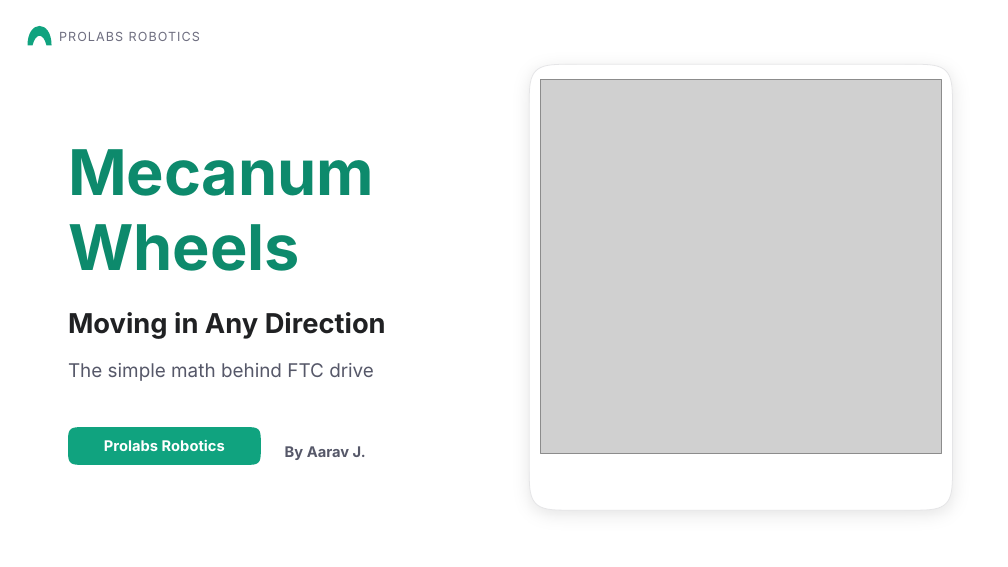
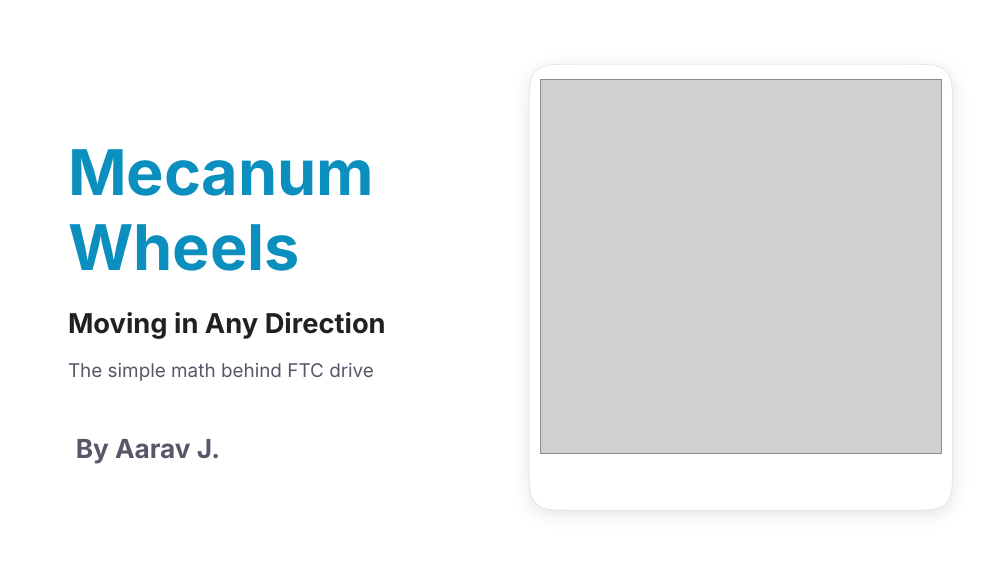
Before and after one commit to Aarav-111/FTC-Bangalore-Resources, a slide deck: slide 1 of 02-Chassis/Mecanum Wheels Presentation.pptx. Drawn at 1008x567 pixels with LibreOffice and Linux fonts; fonts in the diff are those of the drawing; grey boxes stand for pictures; background and template pictures are left out. Boxes give left, top, right and bottom in pixels: in the first picture for what was removed or moved away, otherwise in the second. Text is boxed around its words. In the diff, an @@ line names an element or a change of style, - is before the commit and + after.

Commit message:
Mecanum presentation: tank drive fails 2-3 times, light blue theme, Thank You page with QR codes, remove Prolabs Robotics

```diff
--- a/02-Chassis/Mecanum Wheels Presentation.pptx
+++ b/02-Chassis/Mecanum Wheels Presentation.pptx
@@ freeform shape removed at [27,27,51,45] @@
@@ text removed at [59,32,200,41] @@
-PROLABS ROBOTICS
@@ text "Mecanum" at [68,149,374,196]: text colour #0D8A6C to #0A8FBF @@
@@ text "Wheels" at [68,224,300,271]: text colour #0D8A6C to #0A8FBF @@
@@ text "By Aarav J.": place and size @@
-text "By Aarav J." at [285,446,366,460]
+text "By Aarav J." at [76,439,220,464]
@@ text "By Aarav J." at [76,439,220,464]: size 14 to 25 pt @@
@@ freeform shape removed at [68,427,261,465] @@
@@ text removed at [104,440,225,451] @@
-Prolabs Robotics
```
Also in this commit, not shown: 19 other slides changed, 1 slide added, 1 slide removed, 1 other file.
